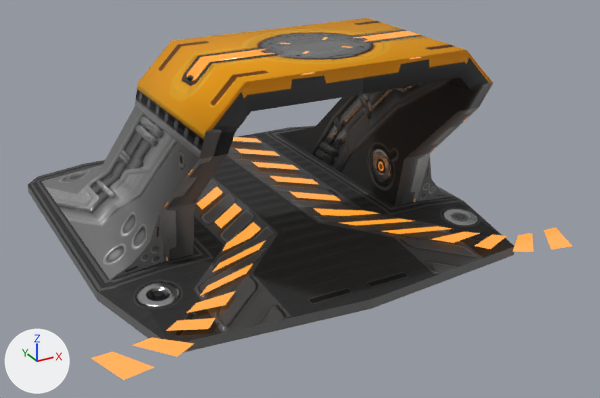
What one commit did to the glTF model startup/pkg/vaststars.resources/glb/goods-gate.glb.
The view is the same before and after, from a 50 mm lens placed at (-13.0, -23.8, 13.5), pointed at (0.6, 0.9, 1.2). Lighting does not change. The marker at lower left points along +X, +Y and +Z. Vertices at the same position are counted once.
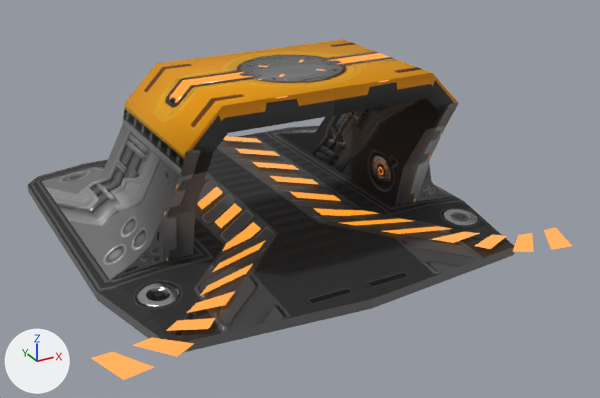
The newer file is also rescaled (x1.5), turned or shifted as a whole; pictures and numbers use the older file's frame.

The change in detail:
me_plane_023 has 182 vertices, 204 faces and spans x -8.7..8.7, y -5.3..10.0, z -0.3..7.4.
me_plane_023 is used by ob_plane_036; location (0.0, 0.0, 0.0).
me_plane_023 part 1: all 8 vertices in x -5.3..5.3, y -0.6..6.0, z 1.8..2.6 are moved by (0.0, 0.0, -0.3).
me_plane_023 part 2: all 28 vertices in x -5.0..5.0, y -4.0..2.2, z 5.2..7.4 are moved by (0.0, 1.6, -1.1).

Where the change shows, as pixel boxes (x1, y1, x2, y2) in the pictures (600 x 398 px; the box of a moved part takes in the faces that stretch with it):
'Plane.036', reshaped (6% shorter)
    before: (28, 18, 572, 380)
    after: (28, 40, 572, 380)
part 1 of me_plane_023, moved or reshaped
    before: (103, 88, 479, 260)
    after: (90, 107, 446, 260)
part 2 of me_plane_023, moved or reshaped
    before: (135, 18, 493, 159)
    after: (122, 40, 459, 177)
